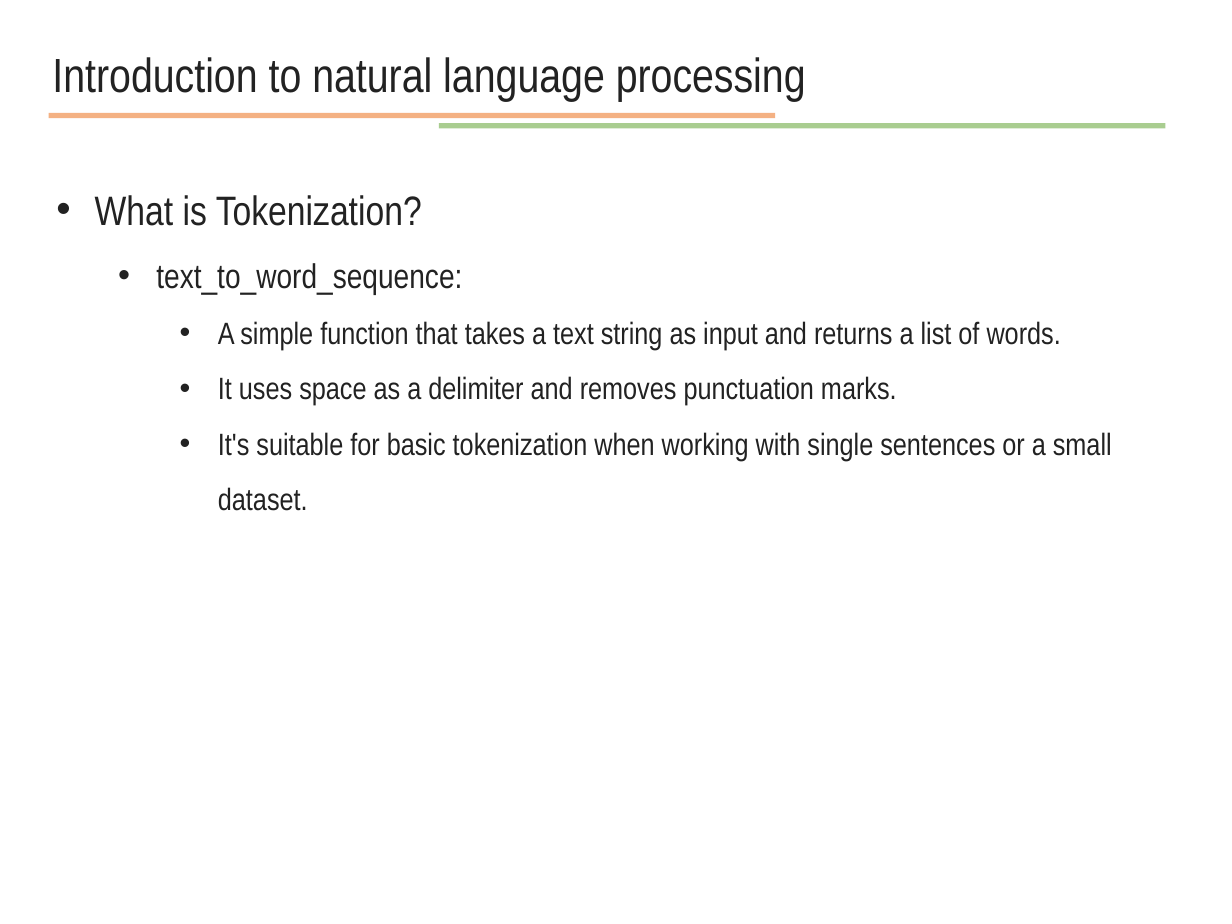
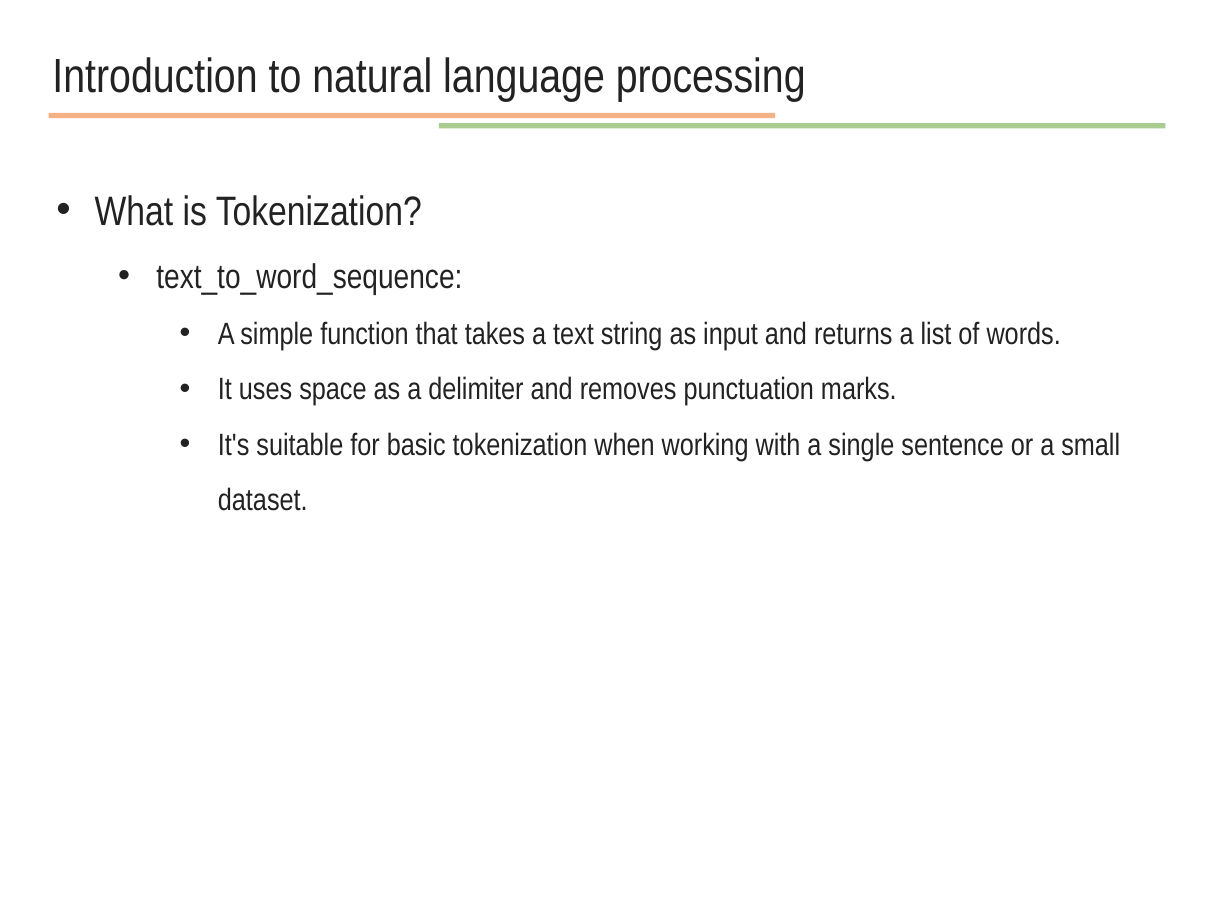
Before and after one commit to JunetaeKim/DeepLearningClass, a slide deck: slide 8 of Week14/week14 natural language processing.pptx. Drawn at 1232x924 pixels with LibreOffice and Linux fonts; fonts in the diff are those of the drawing. Boxes give left, top, right and bottom in pixels: in the first picture for what was removed or moved away, otherwise in the second. Text is boxed around its words. In the diff, an @@ line names an element or a change of style, - is before the commit and + after.

Commit message:
updated

```diff
--- a/Week14/week14 natural language processing.pptx
+++ b/Week14/week14 natural language processing.pptx
@@ text at (x1=218, y1=432, x2=1120, y2=511): text changed @@
-    • It's suitable for basic tokenization when working with single sentences or a small dataset.
+    • It's suitable for basic tokenization when working with a single sentence or a small dataset.
```
Also in this commit, not shown: 3 other slides changed.
